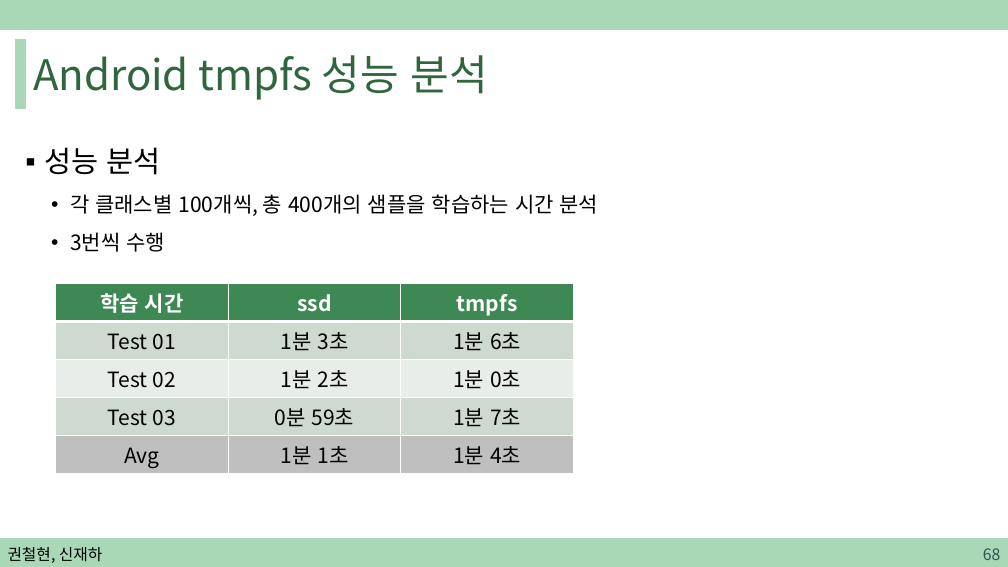
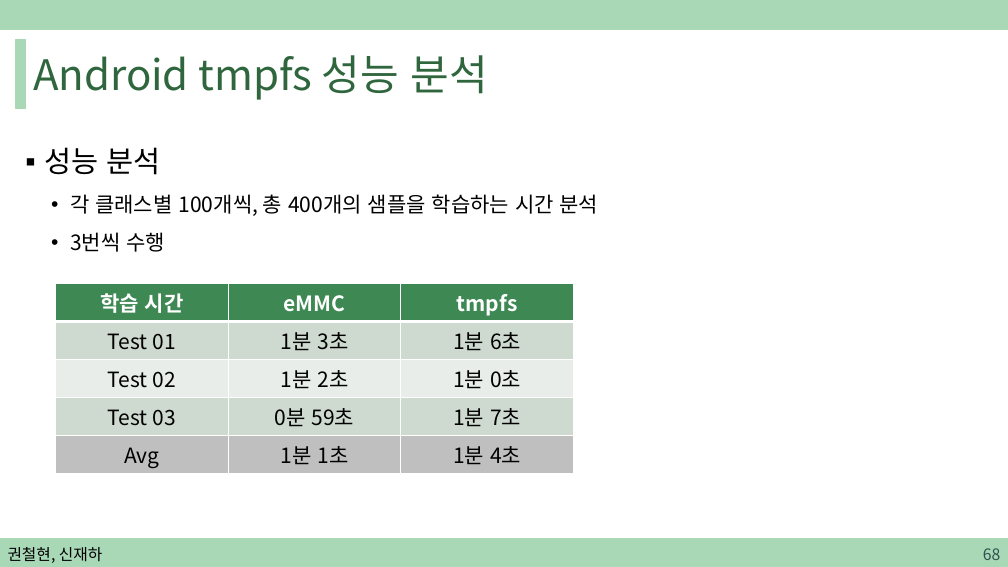
Before and after one commit to sjh4287/capston, a slide deck: slide 68 of 2022.02.18/권철현,신재하.pptx. Drawn at 1008x567 pixels with LibreOffice and Linux fonts; fonts in the diff are those of the drawing. Boxes give left, top, right and bottom in pixels: in the first picture for what was removed or moved away, otherwise in the second. Text is boxed around its words. In the diff, an @@ line names an element or a change of style, - is before the commit and + after.

```diff
--- a/2022.02.18/권철현,신재하.pptx
+++ b/2022.02.18/권철현,신재하.pptx
@@ table at [55,284,572,473] @@
-row 1, column 2: ssd
+row 1, column 2: eMMC
```
